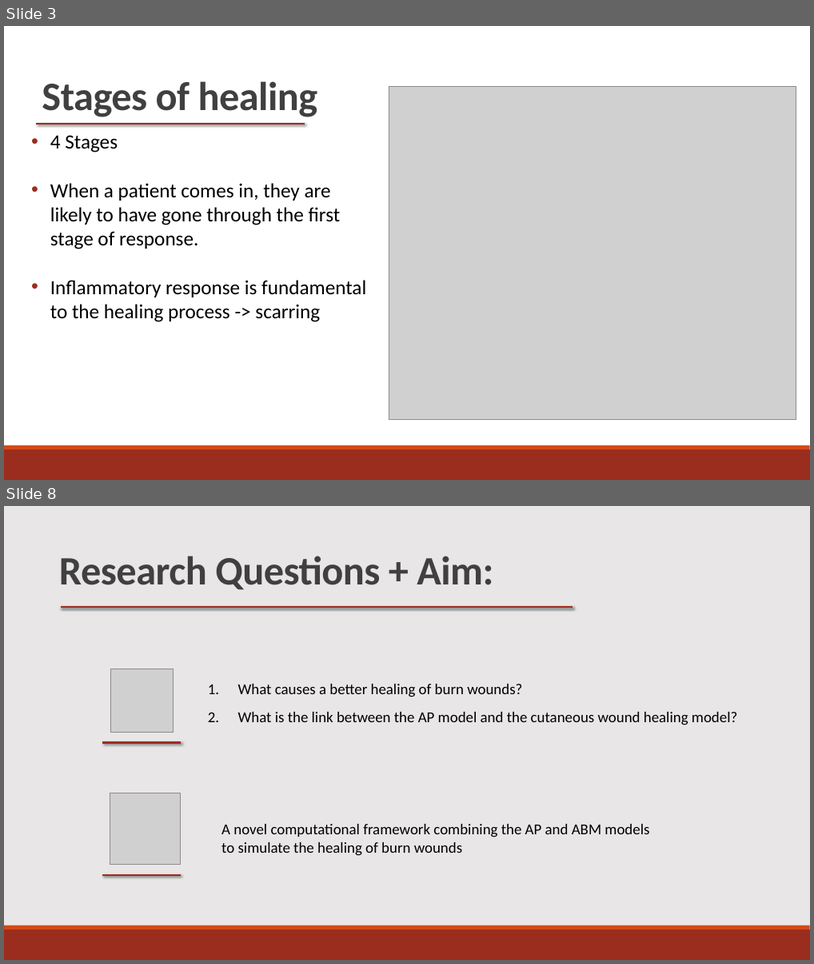
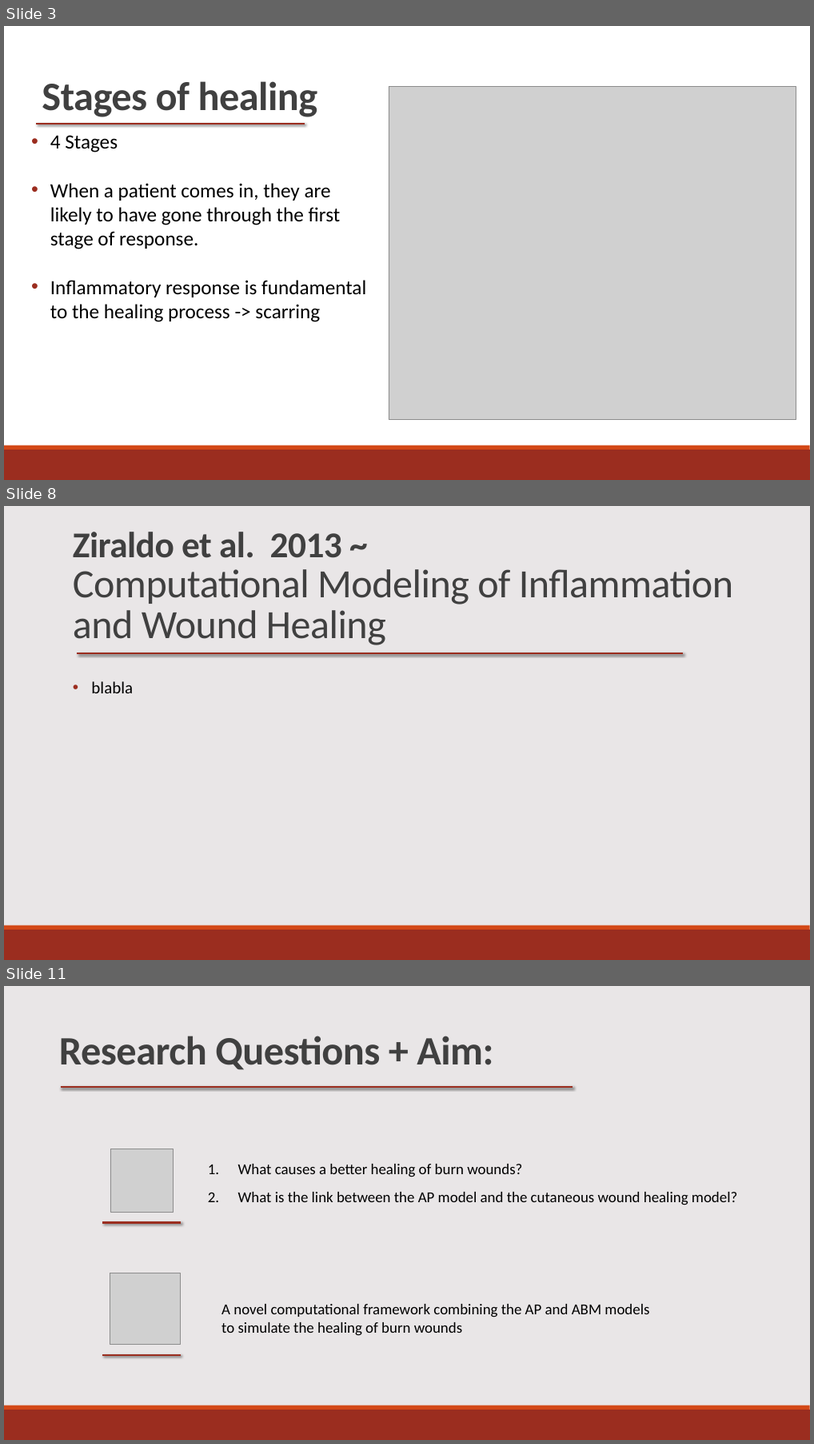
Before and after one commit to BenDickens/Brandwonden-Project-IAS, a slide deck: Notes and Primers/research proposal ppt.pptx. Shown one above the other, each under a label of ours: slides 3 and 8 before the commit, slides 3, 8 and 11 after it; the slides between them are not shown. The pictures are 814x964 and 814x1444 pixels, drawn with LibreOffice and Linux fonts; fonts in the diff are those of the drawing; grey boxes stand for pictures. Boxes give left, top, right and bottom in pixels: in the first picture for what was removed or moved away, otherwise in the second. Text is boxed around its words. In the diff, an @@ line names an element or a change of style, - is before the commit and + after.

```diff
--- a/Notes and Primers/research proposal ppt.pptx
+++ b/Notes and Primers/research proposal ppt.pptx
@@ slide 8 added at [4,506,810,960], background #E9E6E7; not listed: 2 template elements that a slide beside it also shows @@
@@ title added at [73,532,734,645], 47.7 pt, text #404040 @@
+Ziraldo et al. 2013 ~
+Computational Modeling of Inflammation and Wound Healing
@@ line added from (77, 654) to (683, 654), #9B2D1F 2 pt @@
@@ text added at [91,681,133,693], 20 pt, text #000000 @@
+• blabla
@@ what was slide 8 is now slide 11 @@
```
Also in this commit, not shown: 5 slides changed, 3 other slides added, 2 slides removed, 1 other file.
